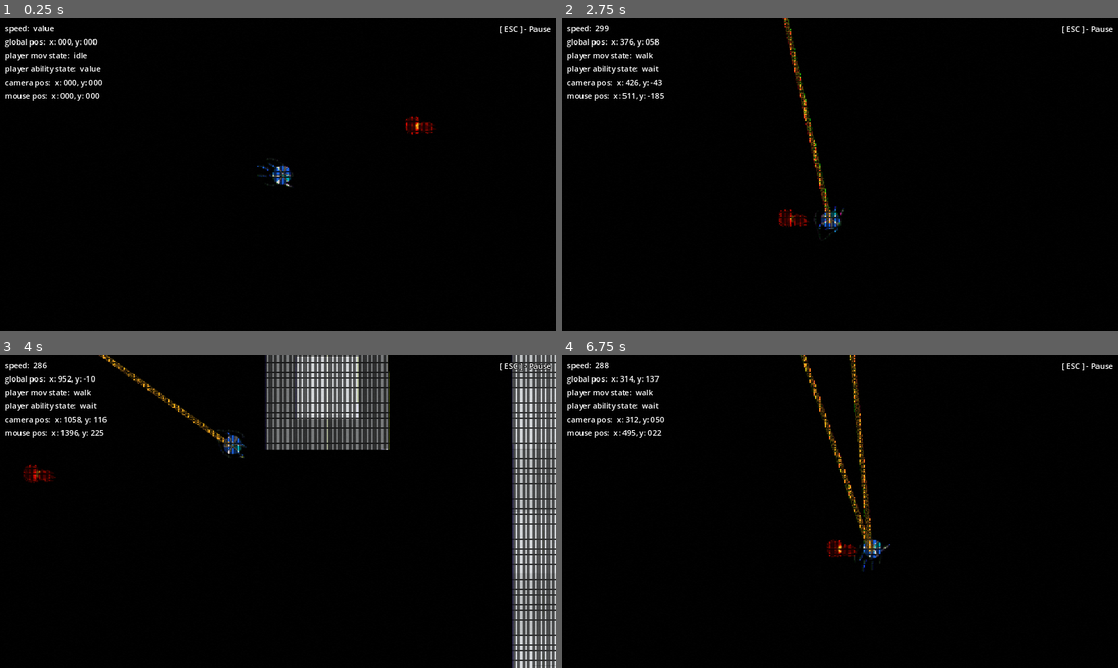
Above: before the commit, frames 1-4 (two rows, left to right).
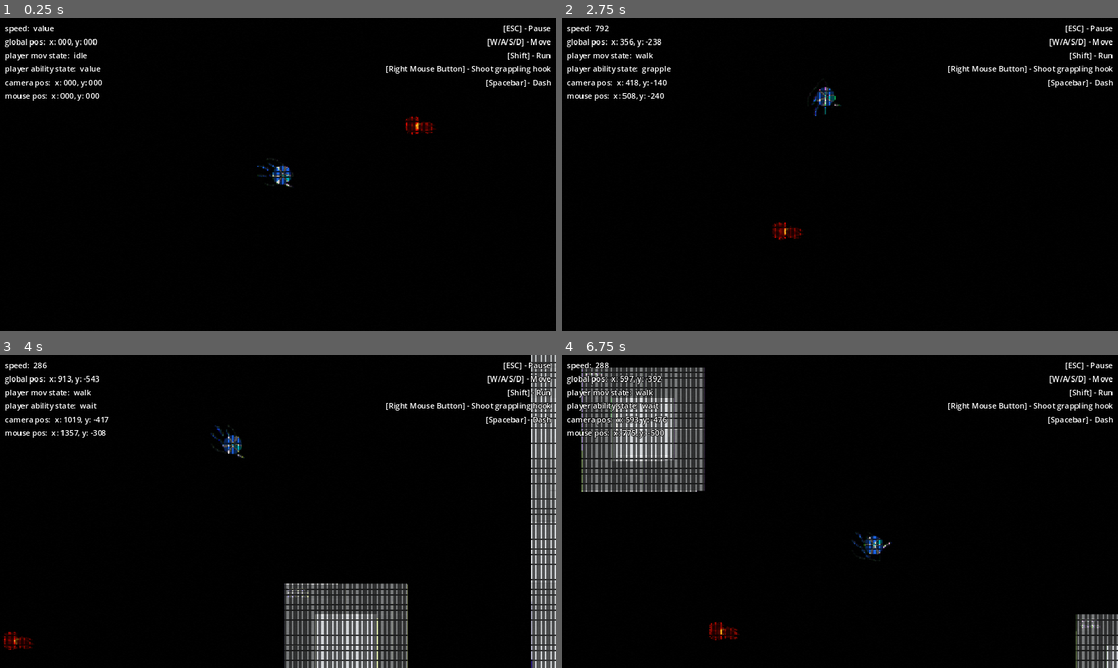
Above: after the commit, the same moments.

Repository: JJPSeno/project-q
Game: Godot game, scene res://World/world.tscn
Same seed, same stepped clock (60 frames per second), same inputs: the game is played once before the commit and once after it.
Inputs (mouse positions are in pixels of both pictures, inside the frame that each line leads up to):
- Up to frame 1 (0.25 s): no input
- Up to frame 2 (2.75 s): move the mouse to (962, 158) at 0.52 s; hold D (right) 0.53-1.28 s; hold W (base_movement) 0.53-1.28 s; move the mouse to (728, 190) at 1.27 s; hold S (down) 1.28-2.03 s; tap Shift (run) at 1.35 s; move the mouse to (895, 105) at 2.02 s; hold D (right) from 2.03 s (still down); hold Right mouse button (secondary) from 2.03 s (still down)
- Up to frame 3 (4 s): move the mouse to (250, 574) at 2.77 s; release Right mouse button (secondary) at 2.78 s; tap Space (special) at 2.85 s; move the mouse to (444, 558) at 3.52 s; release D (right) at 3.53 s; hold A (left) from 3.53 s (still down); hold W (base_movement) from 3.53 s (still down)
- Up to frame 4 (6.75 s): tap F1 (debug_1) at 4.15 s; move the mouse to (673, 464) at 4.27 s; release W (base_movement) at 4.28 s; tap Shift (run) at 4.35 s; tap F2 (debug_2) at 4.9 s; move the mouse to (867, 511) at 5.02 s; release A (left) at 5.03 s; hold S (down) 5.03-5.78 s; hold Right mouse button (secondary) 5.03-5.78 s; tap F3 (debug_3) at 5.65 s; move the mouse to (756, 433) at 5.77 s; hold D (right) from 5.78 s (still down); tap Space (special) at 5.85 s; tap F4 (debug_4) at 6.4 s; move the mouse to (962, 495) at 6.52 s; hold W (base_movement) from 6.53 s (still down)

The runs differ from the first frame. In frame 1, 0.7% of the frame differs, in the area x 5-100%, y 2-23%; in frame 2, 2.3%; in frame 3, 18%, in the area x 0-100%, y 0-100%; in frame 4, 12%.

Commit message:
Add audio managers; add music

Diff:
--- /dev/null
+++ b/AudioManager/audio_manager.gd
@@ -0,0 +1,14 @@
+extends Node
+
+@onready var music_player: AudioStreamPlayer2D = $MusicPlayer
+
+
+func _ready() -> void:
+	EventBus.toggle_music_mute.connect(_on_music_mute_toggled)
+
+
+func _on_music_mute_toggled(value) -> void:
+	if value:
+		music_player.play()
+	else:
+		music_player.stop()
--- /dev/null
+++ b/AudioManager/audio_manager.tscn
@@ -0,0 +1,12 @@
+[gd_scene load_steps=3 format=3 uid="uid://btggs8qcbh5a"]
+
+[ext_resource type="Script" path="res://AudioManager/audio_manager.gd" id="1_071qr"]
+[ext_resource type="AudioStream" uid="uid://dnjjf1g7argqo" path="res://Music/Make This Perv.mp3" id="2_wbboc"]
+
+[node name="AudioManager" type="Node"]
+script = ExtResource("1_071qr")
+
+[node name="MusicPlayer" type="AudioStreamPlayer2D" parent="."]
+stream = ExtResource("2_wbboc")
+volume_db = -5.0
+autoplay = true
--- a/Components/aggroable/aggroable.gd
+++ b/Components/aggroable/aggroable.gd
@@ -3,9 +3,9 @@
 @export var parent : CharacterBody2D
 
 
-func _on_aggro_range_body_entered(body: Node2D) -> void:
+func _on_aggro_range_body_entered(_body: Node2D) -> void:
 	pass # Replace with function body.
 
 
-func _on_deaggro_range_body_entered(body: Node2D) -> void:
+func _on_deaggro_range_body_entered(_body: Node2D) -> void:
 	pass # Replace with function body.
--- a/Controllers/PlayerMovementController/player_movement_controller.gd
+++ b/Controllers/PlayerMovementController/player_movement_controller.gd
@@ -33,10 +33,8 @@
 
 func _on_spike_hit(sling_direction) -> void:
 	grapple_vector = sling_direction
-	print(grapple_vector)
 	ability_movement_state_machine.change_state("grapple")
 
 func _on_no_cast() -> void:
 	reinitialize()
-	print(grapple_vector)
 	ability_movement_state_machine.change_state("wait")
--- a/Controllers/PlayerMovementController/player_movement_controller.tscn
+++ b/Controllers/PlayerMovementController/player_movement_controller.tscn
@@ -21,8 +21,10 @@
 script = ExtResource("4_8amhq")
 state_machine = NodePath("..")
 
-[node name="grapple" type="Node2D" parent="AbilityMovementStateMachine"]
+[node name="grapple" type="Node2D" parent="AbilityMovementStateMachine" node_paths=PackedStringArray("state_machine")]
 script = ExtResource("5_wrey1")
+state_machine = NodePath("..")
 
-[node name="wait" type="Node2D" parent="AbilityMovementStateMachine"]
+[node name="wait" type="Node2D" parent="AbilityMovementStateMachine" node_paths=PackedStringArray("state_machine")]
 script = ExtResource("5_aqgcw")
+state_machine = NodePath("..")
--- a/Enemy/Ant/ant.gd
+++ b/Enemy/Ant/ant.gd
@@ -11,7 +11,7 @@
 	call_deferred("seeker_setup")
 
 
-func _physics_process(delta: float) -> void:
+func _physics_process(_delta: float) -> void:
 	if navigation_agent_2d.is_navigation_finished():
 		return
 	if player:
--- /dev/null
+++ b/GUI/Controls/controls_ui.tscn
@@ -0,0 +1,57 @@
+[gd_scene load_steps=2 format=3 uid="uid://bf6caqt6km8j1"]
+
+[ext_resource type="Theme" uid="uid://ci02ymefjax3o" path="res://Themes/FontThemes/debug_font.tres" id="1_4kxcp"]
+
+[node name="ControlsUI" type="Control"]
+layout_mode = 3
+anchors_preset = 15
+anchor_right = 1.0
+anchor_bottom = 1.0
+grow_horizontal = 2
+grow_vertical = 2
+
+[node name="MarginContainer" type="MarginContainer" parent="."]
+layout_mode = 1
+anchors_preset = 11
+anchor_left = 1.0
+anchor_right = 1.0
+anchor_bottom = 1.0
+grow_horizontal = 0
+grow_vertical = 2
+theme_override_constants/margin_left = 10
+theme_override_constants/margin_top = 10
+theme_override_constants/margin_right = 10
+theme_override_constants/margin_bottom = 10
+
+[node name="ControlsColumn" type="VBoxContainer" parent="MarginContainer"]
+layout_mode = 2
+
+[node name="ESC-Pause" type="Label" parent="MarginContainer/ControlsColumn"]
+layout_mode = 2
+theme = ExtResource("1_4kxcp")
+text = "[ESC] - Pause"
+horizontal_alignment = 2
+
+[node name="WASD-Move" type="Label" parent="MarginContainer/ControlsColumn"]
+layout_mode = 2
+theme = ExtResource("1_4kxcp")
+text = "[W/A/S/D] - Move"
+horizontal_alignment = 2
+
+[node name="Shift-Run" type="Label" parent="MarginContainer/ControlsColumn"]
+layout_mode = 2
+theme = ExtResource("1_4kxcp")
+text = "[Shift] - Run"
+horizontal_alignment = 2
+
+[node name="RMB-GrapplingHook" type="Label" parent="MarginContainer/ControlsColumn"]
+layout_mode = 2
+theme = ExtResource("1_4kxcp")
+text = "[Right Mouse Button] - Shoot grappling hook"
+horizontal_alignment = 2
+
+[node name="Space-Dash" type="Label" parent="MarginContainer/ControlsColumn"]
+layout_mode = 2
+theme = ExtResource("1_4kxcp")
+text = "[Spacebar] - Dash"
+horizontal_alignment = 2
--- a/GUI/Debug/debug_ui.tscn
+++ b/GUI/Debug/debug_ui.tscn
@@ -13,10 +13,9 @@
 
 [node name="MarginContainer" type="MarginContainer" parent="."]
 layout_mode = 1
-anchors_preset = 15
-anchor_right = 1.0
+anchors_preset = 9
 anchor_bottom = 1.0
-grow_horizontal = 2
+offset_right = 20.0
 grow_vertical = 2
 theme_override_constants/margin_left = 10
 theme_override_constants/margin_top = 10
--- a/GUI/MainCanvasLayer/Pause/pause_ui.gd
+++ b/GUI/MainCanvasLayer/Pause/pause_ui.gd
@@ -19,3 +19,7 @@
 	get_tree().paused = visible
 	Input.mouse_mode = Input.MOUSE_MODE_VISIBLE if visible \
 		else Input.MOUSE_MODE_CONFINED
+
+
+func _on_check_box_toggled(toggled_on: bool) -> void:
+	EventBus.toggle_music_mute.emit(toggled_on)
--- a/GUI/MainCanvasLayer/Pause/pause_ui.tscn
+++ b/GUI/MainCanvasLayer/Pause/pause_ui.tscn
@@ -34,5 +34,17 @@
 text = "Exit
 "
 
+[node name="PlayMusic" type="HBoxContainer" parent="VBoxContainer"]
+layout_mode = 2
+
+[node name="CheckBox" type="CheckBox" parent="VBoxContainer/PlayMusic"]
+layout_mode = 2
+button_pressed = true
+
+[node name="Label" type="Label" parent="VBoxContainer/PlayMusic"]
+layout_mode = 2
+text = "Play Music"
+
 [connection signal="pressed" from="VBoxContainer/Resume" to="." method="_on_resume_pressed"]
 [connection signal="pressed" from="VBoxContainer/Exit" to="." method="_on_exit_pressed"]
+[connection signal="toggled" from="VBoxContainer/PlayMusic/CheckBox" to="." method="_on_check_box_toggled"]
--- a/GUI/MainCanvasLayer/main_canvas_layer.tscn
+++ b/GUI/MainCanvasLayer/main_canvas_layer.tscn
@@ -3,8 +3,8 @@
 [ext_resource type="Script" path="res://GUI/MainCanvasLayer/main_canvas_layer.gd" id="1_y35jt"]
 [ext_resource type="PackedScene" uid="uid://bt3gkxaqlb0wy" path="res://GUI/Debug/debug_ui.tscn" id="2_a2c84"]
 [ext_resource type="Script" path="res://GUI/MainCanvasLayer/cursor_controller.gd" id="2_n47oc"]
-[ext_resource type="Theme" uid="uid://ci02ymefjax3o" path="res://Themes/FontThemes/debug_font.tres" id="3_e2l67"]
 [ext_resource type="PackedScene" uid="uid://jsn8fucdjm8c" path="res://GUI/MainCanvasLayer/Pause/pause_ui.tscn" id="4_4r1dx"]
+[ext_resource type="PackedScene" uid="uid://bf6caqt6km8j1" path="res://GUI/Controls/controls_ui.tscn" id="5_f0bxg"]
 
 [node name="MainCanvasLayer" type="CanvasLayer"]
 process_mode = 3
@@ -13,24 +13,7 @@
 [node name="CursorController" type="Node" parent="."]
 script = ExtResource("2_n47oc")
 
-[node name="Controls" type="Control" parent="."]
-layout_mode = 3
-anchors_preset = 1
-anchor_left = 1.0
-anchor_right = 1.0
-offset_left = -40.0
-offset_bottom = 40.0
-grow_horizontal = 0
-
-[node name="Label" type="Label" parent="Controls"]
-layout_mode = 0
-offset_left = -77.0
-offset_top = 12.0
-offset_right = 22.0
-offset_bottom = 35.0
-theme = ExtResource("3_e2l67")
-text = "[ ESC ] - Pause"
-horizontal_alignment = 2
+[node name="ControlsUI" parent="." instance=ExtResource("5_f0bxg")]
 
 [node name="DebugUI" parent="." instance=ExtResource("2_a2c84")]
 
--- a/Player/SpikeProjectile/spike_projectile.gd
+++ b/Player/SpikeProjectile/spike_projectile.gd
@@ -16,7 +16,7 @@
 	EventBus.spike_traversed.connect(_on_spike_traversed)
 
 
-func _physics_process(delta: float) -> void:
+func _physics_process(_delta: float) -> void:
 	if isTrailing:
 		line.points[1] = to_local(player.position)
 	else:
@@ -24,6 +24,8 @@
 		move_and_slide()
 		if(get_slide_collision_count()>0):
 			EventBus.spike_hit.emit(Vector2.from_angle(rotation).normalized())
+		await get_tree().create_timer(0.5).timeout
+		queue_free()
 
 
 func _on_spike_hit(_sling_direction) -> void:
--- a/Singletons/event_bus.gd
+++ b/Singletons/event_bus.gd
@@ -23,3 +23,7 @@
 signal spike_hit(sling_direction)
 signal spike_traversed
 #endregion
+
+#region music / sfx signals
+signal toggle_music_mute(value)
+#endregion
--- a/States/AbilityMovementStates/dash.gd
+++ b/States/AbilityMovementStates/dash.gd
@@ -32,7 +32,7 @@
 
 
 func enter_state() -> void:
-	print("entered dash")
+	pass
 
 
 func exit_state() -> void:
--- a/States/AbilityMovementStates/grapple.gd
+++ b/States/AbilityMovementStates/grapple.gd
@@ -1,8 +1,8 @@
 extends AbilityMovementState
 
 
-@export var speed = 3000.0
-@export var acceleration := 4500.0
+@export var speed = 900.0
+@export var acceleration := 3500.0
 @export var camera_zoom := Vector2(0.9, 0.9)
 @export var cemra_speed := 6
 @export var friction := 1
@@ -14,26 +14,27 @@
 
 
 func ability_movement_fire(delta: float) -> void:
-	#direction = Input.get_vector("left","right","up","down")
-	#target_velocity = direction * speed
-	#previous_velocity = state_machine.parent.velocity
-	#new_velocity = \
-		#state_machine.parent.velocity.lerp( \
-			#target_velocity, \
-			#1 - exp(-(acceleration * \
-			#friction) * delta) \
-		#)
-	#
-	#if (previous_velocity != new_velocity):
-		#state_machine.parent.velocity = new_velocity
-	#
-	#state_machine.parent.move_and_slide()
+	direction = state_machine.movement_controller.grapple_vector
+	target_velocity = direction * speed
+	previous_velocity = state_machine.parent.velocity
+	new_velocity = \
+		state_machine.parent.velocity.lerp( \
+			target_velocity, \
+			1 - exp(-(acceleration * \
+			friction) * delta) \
+		)
+
+	if (previous_velocity != new_velocity):
+		state_machine.parent.velocity = new_velocity
+
+	state_machine.parent.move_and_slide()
+	await get_tree().create_timer(0.5).timeout
 	EventBus.no_cast.emit()
 
 
 func enter_state() -> void:
-	print("entered grapple")
+	pass
 
 
 func exit_state() -> void:
-	pass
+	EventBus.spike_traversed.emit()
--- a/States/AbilityMovementStates/wait.gd
+++ b/States/AbilityMovementStates/wait.gd
@@ -18,7 +18,7 @@
 
 
 func enter_state() -> void:
-	print("entered waiting")
+	pass
 
 
 func exit_state() -> void:
--- a/project.godot
+++ b/project.godot
@@ -19,6 +19,7 @@
 
 DebugSingleton="*res://Singletons/debug_singleton.tscn"
 EventBus="*res://Singletons/event_bus.gd"
+AudioManager="*res://AudioManager/audio_manager.tscn"
 
 [debug]
 
Not shown, added: Music/Make This Perv.mp3.import
Not shown, added: SFX/dash.mp3.import
Not shown, added: SFX/footsteps.mp3.import
Not shown, added: SFX/grapple_move.wav.import
Not shown, added: SFX/spike_planted.wav.import
Not shown, added: credits.txt
Not shown, added: Music/Make This Perv.mp3
Not shown, added: SFX/dash.mp3
Not shown, added: SFX/footsteps.mp3
Not shown, added: SFX/grapple_move.wav
Not shown, added: SFX/spike_planted.wav
